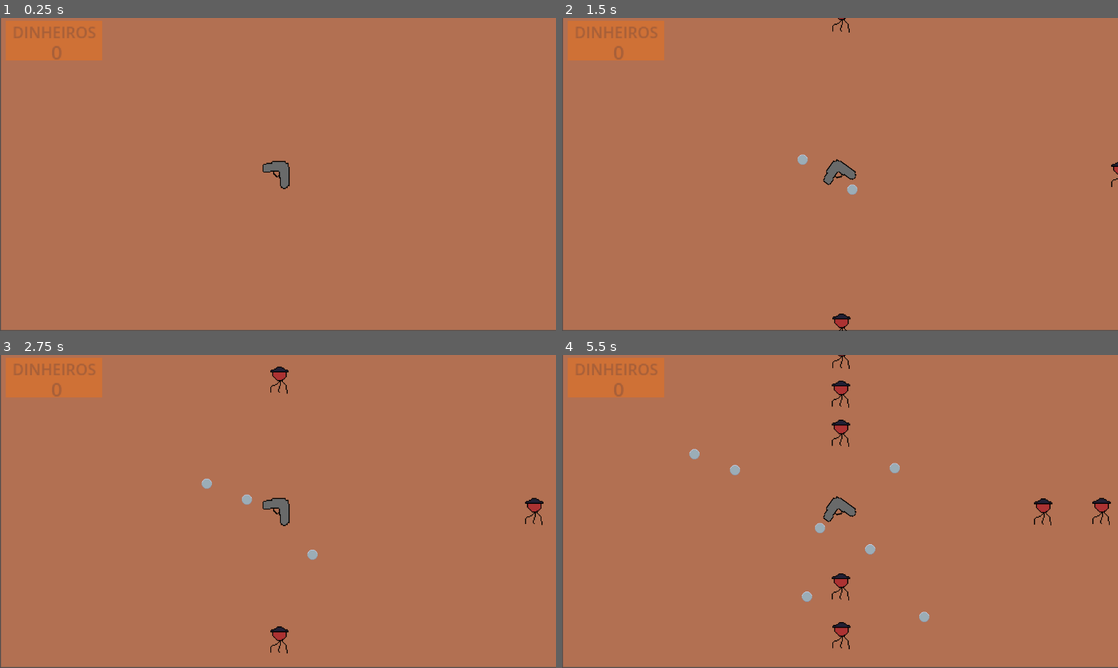
Above: before the commit, frames 1-4 (two rows, left to right).
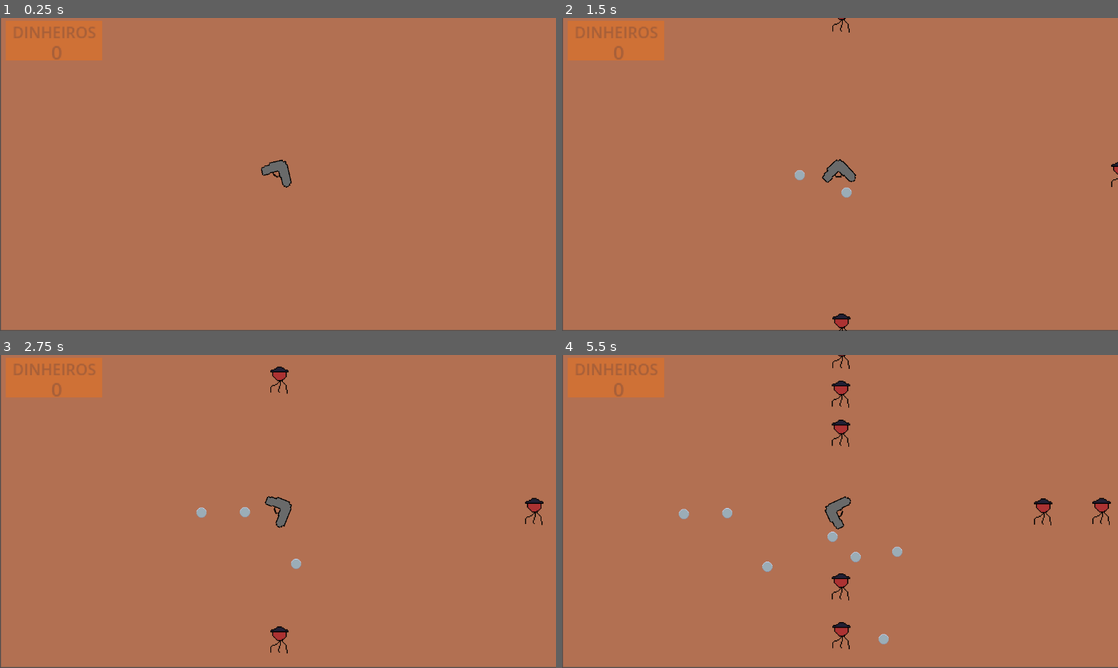
Above: after the commit, the same moments.

Repository: Guigo-dev/JuniperGameJam
Game: Godot game, scene res://Scenes/FasePrincipal.tscn
The game is run twice, just before and just after one commit, with the same random seed, the same clock (stepped at 60 frames per second) and the same inputs.
Inputs:
- Up to frame 1 (0.25 s): no input
- Up to frame 2 (1.5 s): hold Right (Direita) 0.53-1.28 s; tap Space (atirar) at 0.6, 1.35 s; hold Left (Esquerda) from 1.28 s (still down)
- Up to frame 3 (2.75 s): release Left (Esquerda) at 2.03 s; hold Right (Direita) from 2.03 s (still down); tap Space (atirar) at 2.1 s
- Up to frame 4 (5.5 s): tap Space (atirar) every 0.75 s from 2.85 to 5.1 s; release Right (Direita) at 3.53 s; hold Left (Esquerda) from 3.53 s (still down)

The runs differ from the first frame. In frame 1, 0.1% of the frame differs, in the area x 46-53%, y 45-55%; in frame 2, 0.3%; in frame 3, 0.5%; in frame 4, 1.0%, in the area x 21-67%, y 30-93%.

Commit message:
Aumento de velocidade segurando setas

Diff:
--- a/Scripts/arma.gd
+++ b/Scripts/arma.gd
@@ -9,11 +9,14 @@
 	add_to_group("arma")
 
 func _physics_process(delta: float) -> void:
+	var speed := 35
 	if(Input.is_action_pressed("Direita")):
 		direction = 1
+		speed = 25
 	elif(Input.is_action_pressed("Esquerda")):
 		direction = -1
-	rotate((PI/30)*direction)
+		speed = 25
+	rotate((PI/speed)*direction)
 
 	if(Input.is_action_just_pressed("atirar") && bulletCooldown.is_stopped()):
 		bulletSpawner.spawnBullet()
